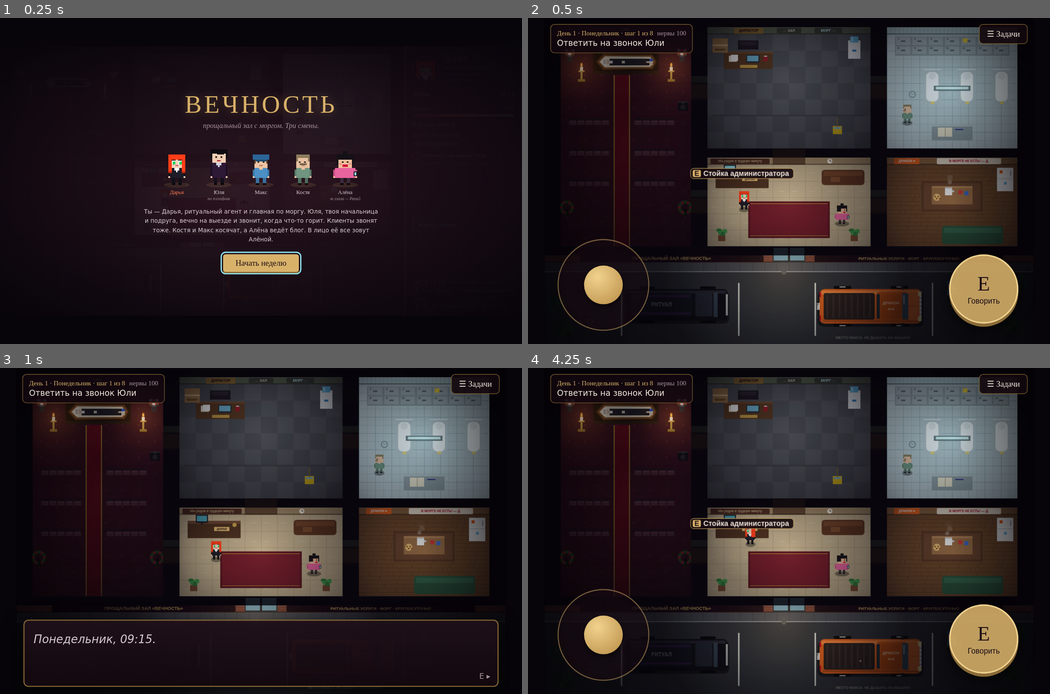
Above: before the commit, frames 1-4 (two rows, left to right).
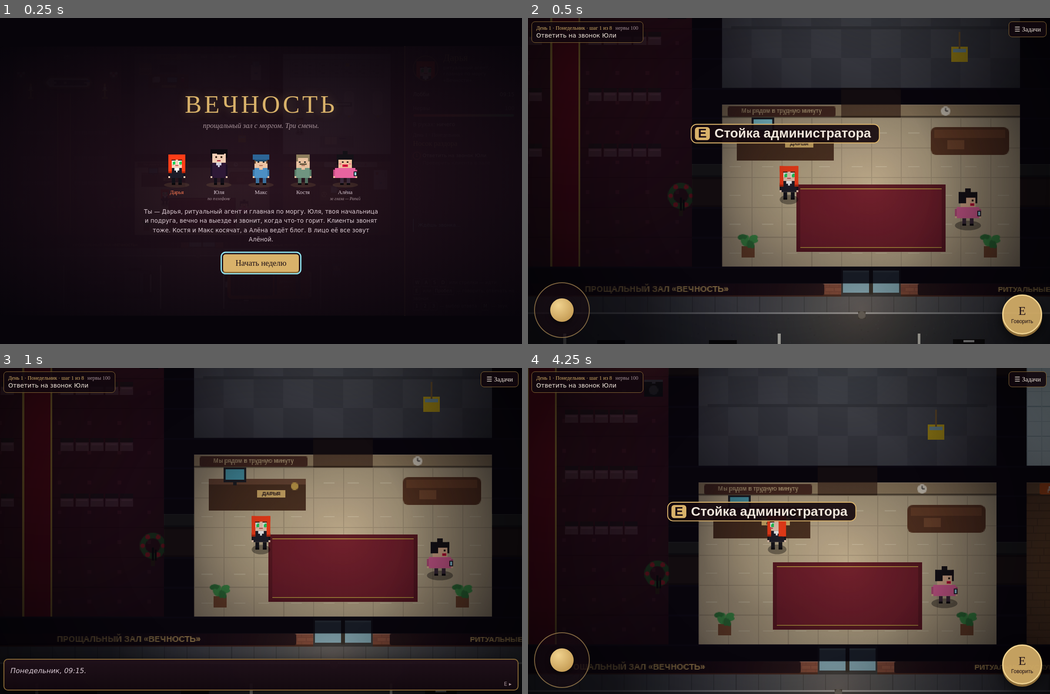
Above: after the commit, the same moments.

Repository: dariaswan/Games
Game: browser game, page vechnost.html
Same seed, same stepped clock (60 frames per second), same inputs: the game is played once before the commit and once after it.
Inputs (mouse positions are in pixels of both pictures, inside the frame that each line leads up to; where the layout moved, square brackets give the same spot in the first picture):
- Up to frame 1 (0.25 s): no input
- Up to frame 2 (0.5 s): click "Начать неделю" at 0.27 s
- Up to frame 3 (1 s): no input
- Up to frame 4 (4.25 s): hold Right 1.03-1.53 s; click (789, 563) at 1.07 s; tap Space every 0.5 s from 1.1 to 4.1 s; hold Down 1.58-1.85 s; click (684, 498) [689, 498] at 1.67 s; hold Left 1.9-2.47 s; click (893, 482) [888, 482] at 2.27 s; hold Up 2.52-2.82 s; click (867, 596) [862, 596] at 2.87 s; hold Right 2.87-3.53 s; click (658, 612) [663, 612] at 3.47 s; hold Up 3.58-3.82 s; hold Left from 3.87 s (still down); click (789, 465) at 4.07 s

Frame 1 is identical in both runs. In frame 2, 52% of the frame differs, in the area x 0-100%, y 0-100%; in frame 3, 46%; in frame 4, 56%.

Commit message:
Add files via upload

Diff:
--- a/vechnost.html
+++ b/vechnost.html
@@ -98,47 +98,63 @@
 body.touch #tc,body.touch #mini,body.touch #menuBtn{display:block}
 body.touch .keys{display:none}
 body.touch .tkeys{display:block;margin-top:auto;font-size:13px;color:var(--dim);line-height:1.6}
-body.touch #c{border-radius:8px;touch-action:none}
-body.touch #side{display:none;left:auto;right:0;z-index:4;border-radius:0 8px 8px 0;border-left:3px solid var(--brass);box-shadow:-20px 0 40px #000c;width:340px}
+/* Touch mode: full-screen canvas with a following camera, UI sized in real screen pixels */
+body.touch #stage{display:block}
+body.touch #wrap{position:fixed;inset:0;width:auto !important;height:auto;transform:none !important}
+body.touch #c{width:100%;height:100%;border-radius:0;touch-action:none}
+body.touch #side{display:none;left:auto;right:0;top:0;bottom:0;height:auto;width:min(340px,88vw);overflow-y:auto;z-index:6;
+  border-radius:0;border-left:3px solid var(--brass);box-shadow:-20px 0 40px #000c;padding:14px 16px calc(14px + env(safe-area-inset-bottom))}
 body.touch.sideopen #side{display:flex}
-body.touch #side .who canvas{width:52px;height:52px}
+body.touch #side .who canvas{width:48px;height:48px}
 body.touch #ql li{font-size:14px}
 body.touch #hint,body.touch #inv,body.touch .meta,body.touch .nerves .lbl{font-size:14px}
-#joy{position:absolute;left:26px;bottom:26px;width:180px;height:180px;border-radius:50%;z-index:3;touch-action:none;
-  background:radial-gradient(circle,rgba(42,20,32,.35),rgba(20,8,14,.6));border:2px solid rgba(217,178,106,.5)}
-#knob{position:absolute;left:50%;top:50%;width:76px;height:76px;margin:-38px 0 0 -38px;border-radius:50%;pointer-events:none;
+#joy{position:absolute;left:calc(14px + env(safe-area-inset-left));bottom:calc(14px + env(safe-area-inset-bottom));width:128px;height:128px;border-radius:50%;z-index:3;touch-action:none;
+  background:radial-gradient(circle,rgba(42,20,32,.35),rgba(20,8,14,.6));border:2px solid rgba(217,178,106,.55)}
+#knob{position:absolute;left:50%;top:50%;width:54px;height:54px;margin:-27px 0 0 -27px;border-radius:50%;pointer-events:none;
   background:radial-gradient(circle at 35% 30%,#f0d28e,#b98d45);box-shadow:0 4px 12px #000a}
-#act{position:absolute;right:30px;bottom:40px;width:136px;height:136px;border-radius:50%;z-index:3;touch-action:none;
-  border:3px solid #f0d28e;background:rgba(217,178,106,.88);color:#1a0c14;font-family:Georgia,serif;font-size:40px;line-height:1;cursor:pointer;
-  box-shadow:0 6px 0 var(--brass2),0 10px 30px #000a;padding:0}
-#act small{display:block;font-size:15px;margin-top:6px;font-family:Verdana,sans-serif}
-#act.idle{opacity:.45}
+#act{position:absolute;right:calc(18px + env(safe-area-inset-right));bottom:calc(22px + env(safe-area-inset-bottom));width:92px;height:92px;border-radius:50%;z-index:3;touch-action:none;
+  border:3px solid #f0d28e;background:rgba(217,178,106,.9);color:#1a0c14;font-family:Georgia,serif;font-size:28px;line-height:1;cursor:pointer;
+  box-shadow:0 5px 0 var(--brass2),0 10px 30px #000a;padding:0}
+#act small{display:block;font-size:12px;margin-top:4px;font-family:Verdana,sans-serif}
+#act.idle{opacity:.5}
 #act.ring{background:var(--ember);border-color:#ffc0a8;animation:ring .4s ease-in-out infinite alternate}
-#act:active{transform:translateY(3px);box-shadow:0 3px 0 var(--brass2)}
+#act:active{transform:translateY(3px);box-shadow:0 2px 0 var(--brass2)}
 #wrap.dlgopen #joy,#wrap.dlgopen #act{display:none}
-#mini{position:absolute;left:12px;top:12px;max-width:430px;z-index:2;pointer-events:none;
-  background:rgba(18,8,14,.86);border:1px solid var(--brass2);border-radius:8px;padding:8px 12px;font-size:16px;line-height:1.35}
-#mini .md{font-family:Georgia,serif;color:var(--brass);font-size:13px}
-#mini .mn{display:inline-block;margin-left:8px;color:var(--dim);font-size:13px}
-#menuBtn{position:absolute;right:12px;top:12px;z-index:5;font:16px Georgia,serif;color:var(--ink);padding:9px 14px;border-radius:8px;
+#mini{position:absolute;left:calc(8px + env(safe-area-inset-left));top:calc(8px + env(safe-area-inset-top));max-width:calc(100% - 150px);z-index:2;pointer-events:none;
+  background:rgba(18,8,14,.86);border:1px solid var(--brass2);border-radius:8px;padding:6px 10px;font-size:14px;line-height:1.35}
+#mini .md{font-family:Georgia,serif;color:var(--brass);font-size:12px}
+#mini .mn{display:inline-block;margin-left:8px;color:var(--dim);font-size:12px}
+#menuBtn{position:absolute;right:calc(8px + env(safe-area-inset-right));top:calc(8px + env(safe-area-inset-top));z-index:5;font:15px Georgia,serif;color:var(--ink);padding:8px 12px;border-radius:8px;
   background:rgba(18,8,14,.9);border:1px solid var(--brass2);cursor:pointer}
-body.touch #dtext{font-size:22px;max-width:none}
-body.touch #dname{font-size:22px}
-body.touch #dch button{font-size:20px;padding:12px 14px}
-body.touch #dmore{font-size:15px}
-body.touch #toast{font-size:18px;top:70px}
+body.touch #dlg{left:calc(8px + env(safe-area-inset-left));right:calc(8px + env(safe-area-inset-right));bottom:calc(8px + env(safe-area-inset-bottom));width:auto;min-height:0;
+  max-height:58%;overflow-y:auto;padding:10px 14px 24px 78px;z-index:4}
+body.touch #dlg.narr{padding-left:14px}
+body.touch #dport{left:10px;top:10px;width:56px;height:56px}
+body.touch #dname{font-size:16px;margin-bottom:4px}
+body.touch #dtext{font-size:16px;line-height:1.45;min-height:0;max-width:none}
+body.touch #dch{gap:6px;margin-top:8px}
+body.touch #dch button{font-size:15px;padding:10px 12px}
+body.touch #dmore{font-size:12px;bottom:6px}
+body.touch #toast{left:50%;top:calc(60px + env(safe-area-inset-top));font-size:14px;white-space:normal;max-width:86vw;text-align:center}
+body.touch #ov{border-radius:0;overflow-y:auto;align-items:flex-start;padding:16px 0 30px}
+body.touch .card{padding:12px 18px;margin:auto}
+body.touch .card h1{font-size:40px;letter-spacing:4px}
+body.touch .card h2{font-size:26px}
+body.touch .card .sub{font-size:15px}
+body.touch .card p{font-size:14px}
+body.touch .card canvas{width:min(500px,92vw);height:auto}
+body.touch .stats{font-size:14px}
+body.touch .card button{font-size:18px}
 #rot{display:none;position:fixed;inset:0;z-index:50;background:#07040a;color:var(--ink);flex-direction:column;align-items:center;justify-content:center;text-align:center;padding:30px;gap:14px}
 #rot .ph{font-size:64px;animation:turn 1.6s ease-in-out infinite}
 @keyframes turn{0%,30%{transform:rotate(0)}60%,100%{transform:rotate(-90deg)}}
 #rot p{font-family:Georgia,serif;font-size:22px;margin:0;color:var(--brass)}
 #rot span{font-size:14px;color:var(--dim);max-width:300px;line-height:1.5}
 #rot button{font:16px Georgia,serif;margin-top:8px;padding:10px 20px;border-radius:6px;border:1px solid var(--brass2);background:transparent;color:var(--ink)}
-@media (orientation: portrait){ body.touch:not(.rotok) #rot{display:flex} }
 @media (prefers-reduced-motion: reduce){ #act.ring,#rot .ph{animation:none} }
 </style>
 </head>
 <body>
-<div id="rot"><div class="ph">📱</div><p>Поверните телефон</p><span>Игра широкая — горизонтально её гораздо удобнее смотреть.</span><button id="rotok">Играть так</button></div>
 <div id="stage"><div id="wrap">
   <canvas id="c" width="960" height="640"></canvas>
   <div id="toast"></div>
@@ -174,10 +190,34 @@
 const cv = document.getElementById('c'), ctx = cv.getContext('2d');
 const $ = id => document.getElementById(id);
 const wrap = $('wrap');
+// Camera: on touch screens the world is zoomed in and follows Daria
+const cam = {x:0, y:0, z:1, vw:W, vh:H, snap:true};
+let DPR = 1;
+function resizeCanvas(){
+  if (TOUCH){
+    DPR = Math.min(2, window.devicePixelRatio || 1);
+    const cw = innerWidth, chh = innerHeight;
+    cv.width = Math.round(cw*DPR); cv.height = Math.round(chh*DPR);
+    let z = Math.max(1, Math.min(2.4, Math.min(cw/560, chh/290)));
+    z = Math.max(z, Math.min(chh/640, cw/300));
+    cam.z = z; cam.vw = cw/z; cam.vh = chh/z;
+  } else { DPR = 1; cv.width = W; cv.height = H; cam.z = 1; cam.vw = W; cam.vh = H; cam.x = cam.y = 0; }
+  cam.snap = true;
+}
+function updateCam(dt){
+  if (!TOUCH || !player){ cam.x = cam.y = 0; return; }
+  const tx = cam.vw >= W ? (W - cam.vw)/2 : Math.max(0, Math.min(W - cam.vw, player.x - cam.vw/2));
+  const ty = cam.vh >= H ? (H - cam.vh)/2 : Math.max(0, Math.min(H - cam.vh, player.y - 20 - cam.vh/2));
+  if (cam.snap){ cam.x = tx; cam.y = ty; cam.snap = false; }
+  else { const k = Math.min(1, dt*7); cam.x += (tx - cam.x)*k; cam.y += (ty - cam.y)*k; }
+}
 let TOUCH = matchMedia('(pointer: coarse)').matches;
 function setTouch(on){ TOUCH = on; document.body.classList.toggle('touch', on); fit(); }
-function fit(){ const ww = TOUCH ? 960 : 1240; wrap.style.width = ww + 'px';
-  const s = Math.min(innerWidth/ww, innerHeight/640); wrap.style.transform = 'scale(' + s + ')'; }
+function fit(){
+  if (TOUCH){ wrap.style.width = ''; wrap.style.transform = ''; }
+  else { wrap.style.width = '1240px'; const s = Math.min(innerWidth/1240, innerHeight/640); wrap.style.transform = 'scale(' + s + ')'; }
+  resizeCanvas();
+}
 addEventListener('touchstart', () => { if (!TOUCH) setTouch(true); }, {passive:true});
 addEventListener('orientationchange', () => setTimeout(fit, 250));
 document.body.classList.toggle('touch', TOUCH);
@@ -840,7 +880,7 @@
   S.level = i; S.step = 0; S.inv = []; S.occ = LEVELS[i].occ; S.time = 0; S.over = false;
   S.pendingCall = null; S.ringing = null; S.rzone = [462,352,125,62];
   S.sockFixed = true; S.blesna = false; S.makeup = false;
-  player = {x:392, y:376, dir:0, anim:0, moving:false};
+  player = {x:392, y:376, dir:0, anim:0, moving:false}; cam.snap = true;
   NPC = {
     yulia: {id:'yulia', x:400, y:142, dir:0, anim:0, hidden:true},
     kostya:{id:'kostya',x:712, y:206, dir:2, anim:0},
@@ -1021,7 +1061,7 @@
   let dx = (e.clientX - (r.left + r.width/2)) / (r.width/2), dy = (e.clientY - (r.top + r.height/2)) / (r.height/2);
   const m = Math.hypot(dx,dy); if (m > 1){ dx /= m; dy /= m; }
   JOY.x = m < 0.2 ? 0 : dx; JOY.y = m < 0.2 ? 0 : dy;
-  knob.style.transform = 'translate(' + (dx*52) + 'px,' + (dy*52) + 'px)';
+  const tr = joy.offsetWidth*0.3; knob.style.transform = 'translate(' + (dx*tr) + 'px,' + (dy*tr) + 'px)';
 }
 function joyEnd(e){ if (e.pointerId !== JOY.id) return; JOY.id = null; JOY.x = JOY.y = 0; knob.style.transform = ''; }
 joy.addEventListener('pointerdown', e => { e.preventDefault(); JOY.id = e.pointerId; try { joy.setPointerCapture(e.pointerId); } catch (_) {} joyMove(e); });
@@ -1031,7 +1071,6 @@
 actBtn.addEventListener('click', e => e.preventDefault());
 $('menuBtn').addEventListener('click', () => document.body.classList.toggle('sideopen'));
 $('side').addEventListener('click', () => { if (TOUCH) document.body.classList.remove('sideopen'); });
-$('rotok').addEventListener('click', () => { document.body.classList.add('rotok'); fit(); });
 let actState = '';
 function updateTouchUI(){
   if (!TOUCH || !S) return;
@@ -1068,7 +1107,7 @@
     gr.addColorStop(0,'rgba(0,0,0,' + L.a + ')'); gr.addColorStop(0.55,'rgba(0,0,0,' + (L.a*0.55) + ')'); gr.addColorStop(1,'rgba(0,0,0,0)');
     lg.fillStyle = gr; lg.fillRect(L.x-L.r, L.y-L.r, L.r*2, L.r*2); lg.restore();
   }
-  ctx.drawImage(lc,0,0);
+  ctx.imageSmoothingEnabled = true; ctx.drawImage(lc,0,0); ctx.imageSmoothingEnabled = false;
   ctx.save(); ctx.globalCompositeOperation = 'lighter';
   const glow = (x,y,r,col,room) => { ctx.save(); const rc = ROOMRECT[room]; ctx.beginPath(); ctx.rect(rc[0],rc[1],rc[2],rc[3]); ctx.clip();
     const g = ctx.createRadialGradient(x,y,0,x,y,r); g.addColorStop(0,col); g.addColorStop(1,'rgba(0,0,0,0)'); ctx.fillStyle = g; ctx.fillRect(x-r,y-r,r*2,r*2); ctx.restore(); };
@@ -1195,13 +1234,17 @@
 
 // ---------- Render ----------
 function render(t){
+  const sc = cam.z*DPR;
+  ctx.setTransform(1,0,0,1,0,0); ctx.fillStyle = '#000'; ctx.fillRect(0,0,cv.width,cv.height);
+  ctx.setTransform(sc,0,0,sc,Math.round(-cam.x*sc),Math.round(-cam.y*sc)); ctx.imageSmoothingEnabled = false;
   ctx.drawImage(stat,0,0);
   drawDyn(t);
   const ents = [{e:player, L:LOOK.daria}].concat(npcs().map(n => ({e:n, L:LOOK[n.id]}))).sort((a,b) => a.e.y - b.e.y);
   for (const {e,L} of ents){ const fr = e.moving ? [0,1,0,2][Math.floor(e.anim*8) % 4] : 0; drawPerson(ctx, e.x, e.y, L, e.dir, fr, 2, t); }
   drawMorgueTube();
   renderLight(t);
-  ctx.drawImage(vig,0,0);
+  ctx.save(); ctx.setTransform(1,0,0,1,0,0); ctx.imageSmoothingEnabled = true; ctx.drawImage(vig,0,0,cv.width,cv.height); ctx.restore();
+  ctx.setTransform(sc,0,0,sc,Math.round(-cam.x*sc),Math.round(-cam.y*sc));
   for (const n of npcs()) if (n.bubble) bubble(n.x, n.y - personH(LOOK[n.id])*2 - 10, n.bubble.t);
   if (S.ringing) bubble(player.x, player.y - 48 + Math.sin(t*20), '📱 дзынь!');
   if (!D && !S.over){ const tg = findTarget(); if (tg) drawPrompt(tg,t); }
@@ -1209,7 +1252,7 @@
 let last = performance.now();
 function loop(now){
   const dt = Math.min(0.05, (now - last)/1000); last = now; const t = now/1000;
-  if (running){ update(dt,t); render(t); updateTouchUI(); }
+  if (running){ update(dt,t); updateCam(dt); render(t); updateTouchUI(); }
   requestAnimationFrame(loop);
 }
 
